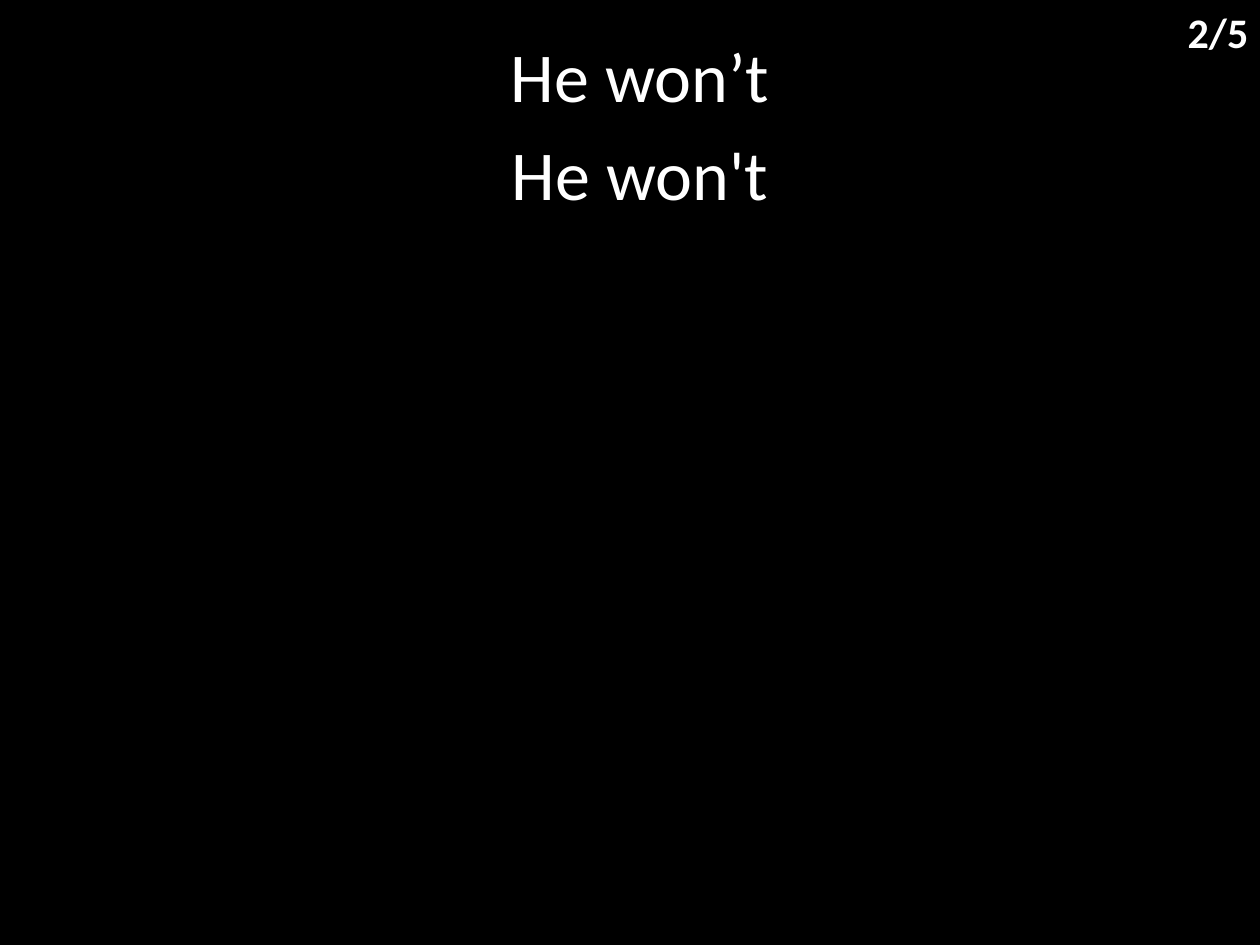
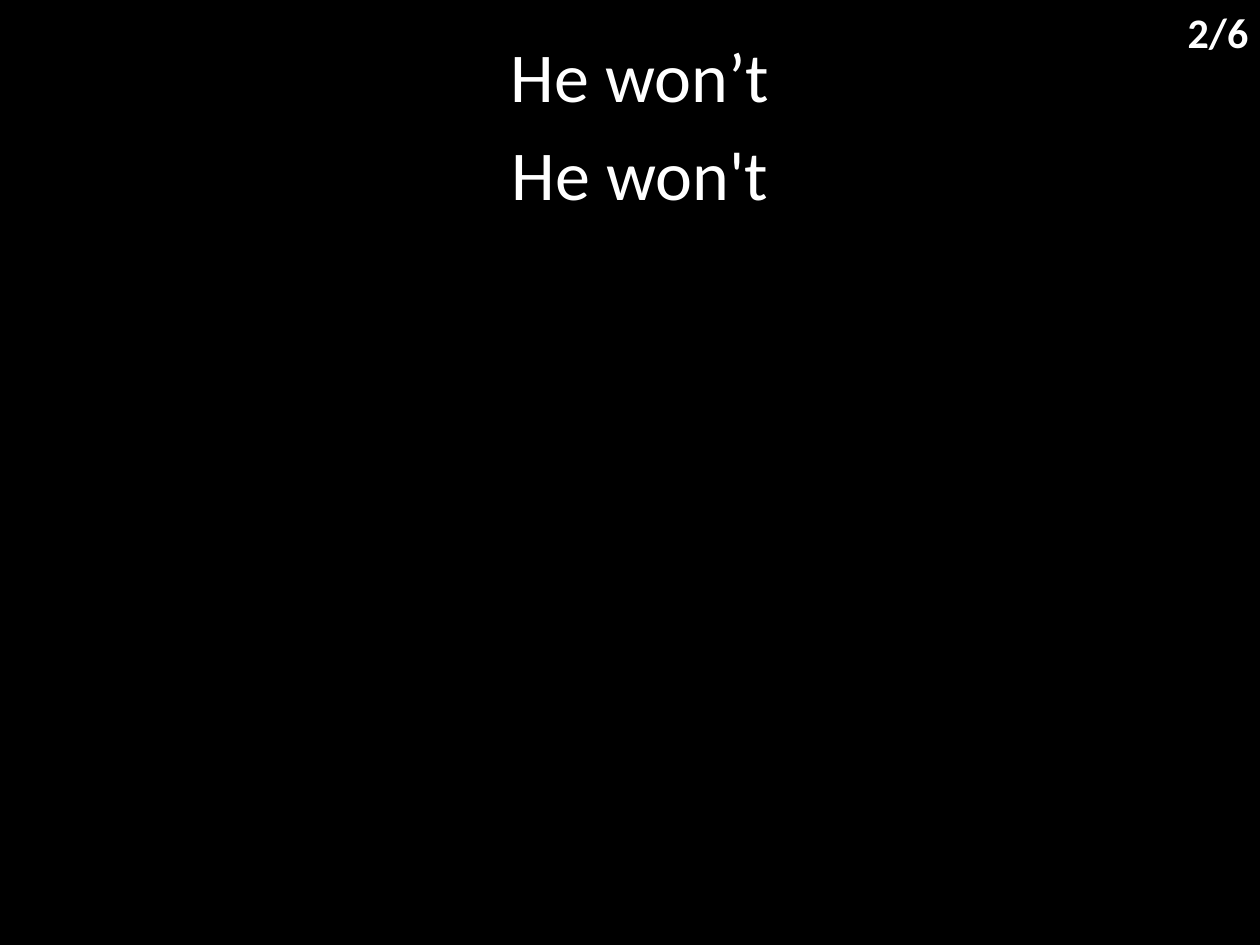
Before and after one commit to hoo-are-ya/worship, a slide deck: slide 12 of docs/songs_2022-10-02.pptx (slide 11 before the commit). Drawn at 1260x945 pixels with LibreOffice and Linux fonts; fonts in the diff are those of the drawing. Boxes give left, top, right and bottom in pixels: in the first picture for what was removed or moved away, otherwise in the second. Text is boxed around its words. In the diff, an @@ line names an element or a change of style, - is before the commit and + after.

```diff
--- a/docs/songs_2022-10-02.pptx
+++ b/docs/songs_2022-10-02.pptx
@@ text at (1188,18,1249,50): text changed @@
-2/5
+2/6
```
Also in this commit, not shown: 4 other slides changed, 5 slides added, 1 other file.
